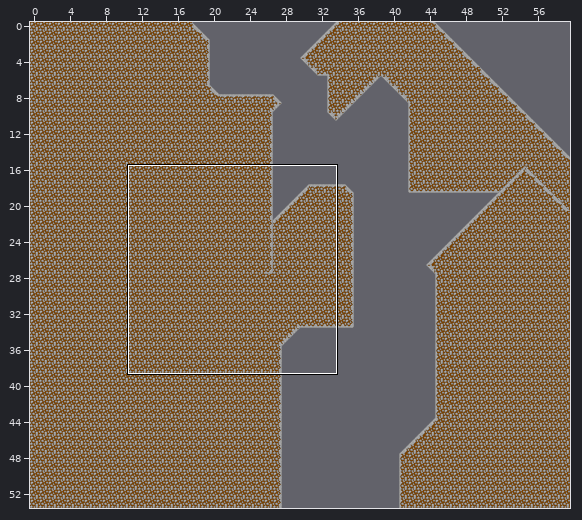
Tiled map (JSON), stored at src/assets/maps/level2.json. The picture above shows the old version from afar; the outline marks the close-up.
Close-up. Earlier state:
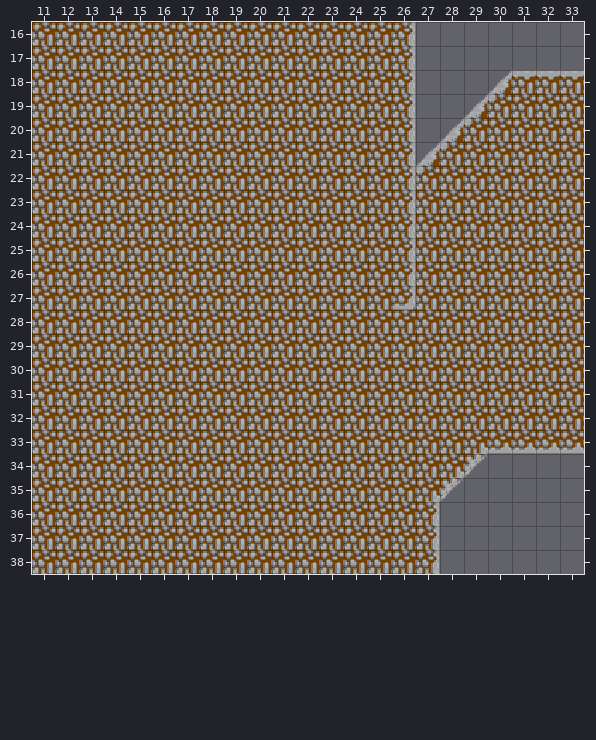
Cells are 16x16 px. Shown: x 11..33, y 16..38.
Once edited:
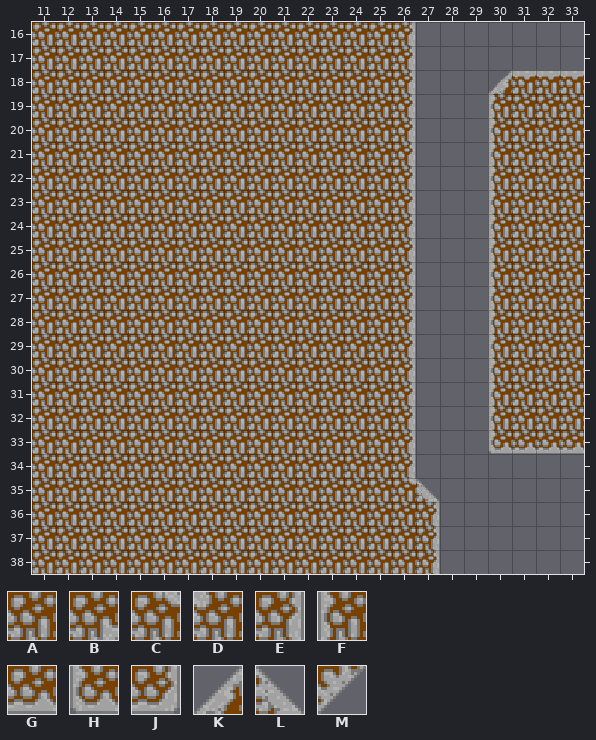
Key: from "cliffs": A 0, B 1, C 3, D 4, E 5, F 6, G 8, H 9, J 10, K 13, L 14, M 16.
_ is an empty cell, # one hidden under a higher layer.
The edit:
Layer "background":
y 21: x 29 A -> _
y 22: x 28..29 AA -> __
y 23..27: x 27..29 AAA -> ___
y 28: x 26..30 AAAAA -> _____
y 29..32: x 27..29 AAA -> ___
y 33: x 27..28 AA -> __
y 34: x 27..28 A# -> __
Layer "cliffs":
y 19: x 29..30 KD -> _F
y 20: x 28..30 KD_ -> __F
y 21: x 27..28 KD -> __; x 30 _ -> F
y 22: x 27 D -> _; x 30 _ -> F
y 23..26: x 30 _ -> F
y 27: x 26 J -> E; x 30 _ -> F
y 28..32: x 26 _ -> E; x 30 _ -> F
y 33: x 26 _ -> E; x 29..30 BG -> _H
y 34: x 26 _ -> E; x 28..29 BM -> __
y 35: x 26..28 _BM -> CL_
Pixel boxes of the changes (left, top, right, bottom) in both close-ups:
changed: (392, 94, 509, 502)
